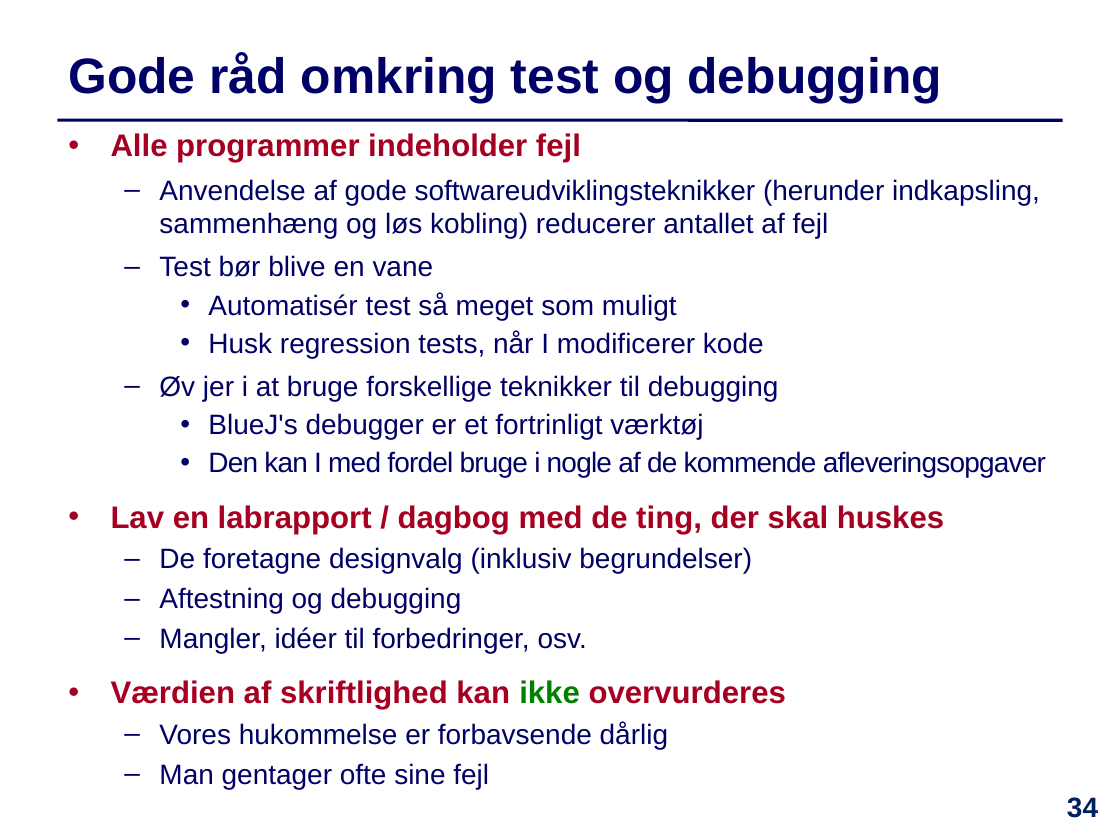
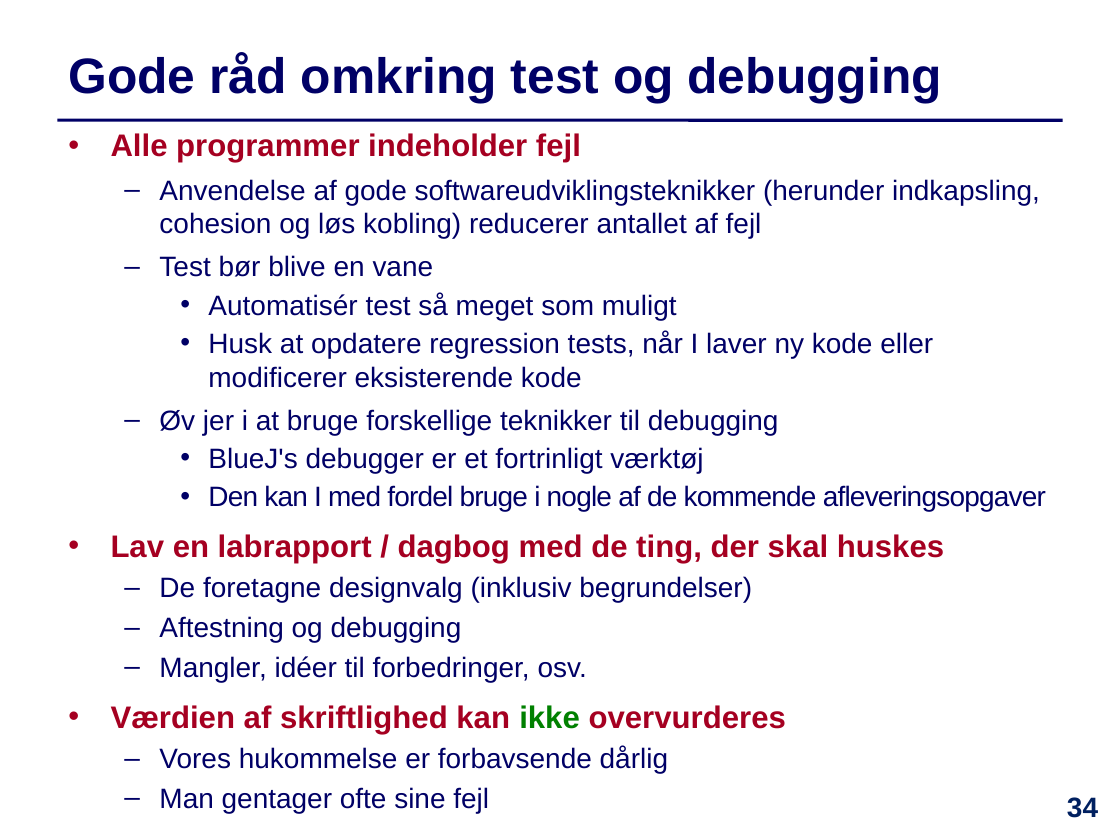
Before and after one commit to IntProgAU/Materiale, a slide deck: slide 34 of web/e24/uge_10/Slides-Uge10.pptx. Drawn at 1120x840 pixels with LibreOffice and Linux fonts; fonts in the diff are those of the drawing. Boxes give left, top, right and bottom in pixels: in the first picture for what was removed or moved away, otherwise in the second. Text is boxed around its words. In the diff, an @@ line names an element or a change of style, - is before the commit and + after.

```diff
--- a/web/e24/uge_10/Slides-Uge10.pptx
+++ b/web/e24/uge_10/Slides-Uge10.pptx
@@ text at (159, 179, 1040, 239): text changed @@
-  – Anvendelse af gode softwareudviklingsteknikker (herunder indkapsling, sammenhæng og løs kobling) reducerer antallet af fejl
+  – Anvendelse af gode softwareudviklingsteknikker (herunder indkapsling, cohesion og løs kobling) reducerer antallet af fejl
@@ text at (208, 331, 933, 388): text changed @@
-    • Husk regression tests, når I modificerer kode
+    • Husk at opdatere regression tests, når I laver ny kode eller modificerer eksisterende kode
@@ text at (111, 534, 944, 734): less space between paragraphs @@
```
Also in this commit, not shown: 7 other slides changed, 1 other file.
